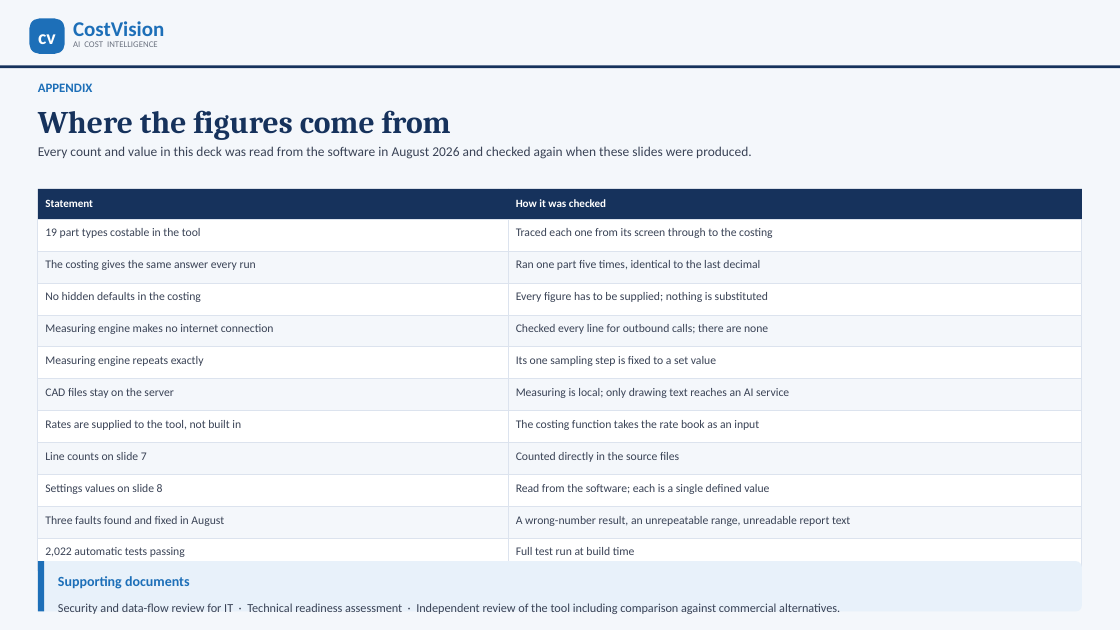
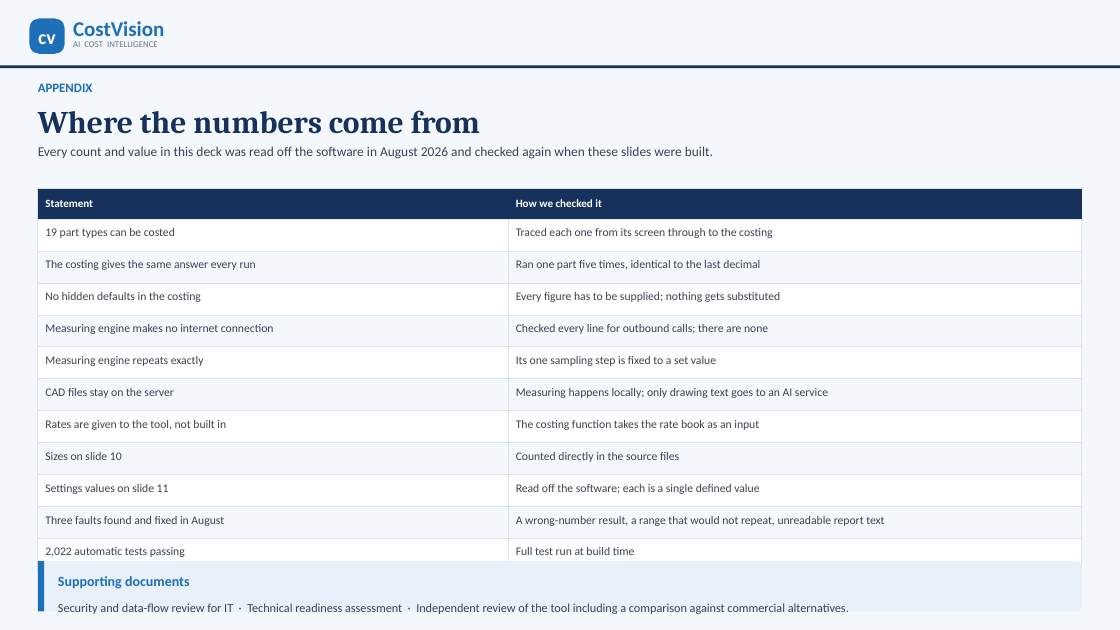
Before and after one commit to bhosaleavinash546/leamington-marathi, a slide deck: slide 19 of CostVision-CAPEE-Implementation-Options.pptx. Drawn at 1120x630 pixels with LibreOffice and Linux fonts; fonts in the diff are those of the drawing. Boxes give left, top, right and bottom in pixels: in the first picture for what was removed or moved away, otherwise in the second. Text is boxed around its words. In the diff, an @@ line names an element or a change of style, - is before the commit and + after.

```diff
--- a/CostVision-CAPEE-Implementation-Options.pptx
+++ b/CostVision-CAPEE-Implementation-Options.pptx
@@ text at [38,110,480,134]: text changed @@
-Where the figures come from
+Where the numbers come from
@@ text at [38,146,713,159]: text changed @@
-Every count and value in this deck was read from the software in August 2026 and checked again when these slides were produced.
+Every count and value in this deck was read off the software in August 2026 and checked again when these slides were built.
@@ text at [516,199,602,207]: text changed @@
-How it was checked
+How we checked it
@@ text at [45,228,175,238]: text changed @@
-19 part types costable in the tool
+19 part types can be costed
@@ text at [516,292,780,302]: text changed @@
-Every figure has to be supplied; nothing is substituted
+Every figure has to be supplied; nothing gets substituted
@@ text at [516,388,828,398]: text changed @@
-Measuring is local; only drawing text reaches an AI service
+Measuring happens locally; only drawing text goes to an AI service
@@ text at [45,420,226,430]: text changed @@
-Rates are supplied to the tool, not built in
+Rates are given to the tool, not built in
@@ text at [45,452,122,460]: text changed @@
-Line counts on slide 7
+Sizes on slide 10
@@ text at [45,484,169,494]: text changed @@
-Settings values on slide 8
+Settings values on slide 11
@@ text at [516,484,759,494]: text changed @@
-Read from the software; each is a single defined value
+Read off the software; each is a single defined value
@@ text at [516,516,884,526]: text changed @@
-A wrong-number result, an unrepeatable range, unreadable report text
+A wrong-number result, a range that would not repeat, unreadable report text
@@ text at [58,603,849,614]: text changed @@
-Security and data-flow review for IT · Technical readiness assessment · Independent review of the tool including comparison against commercial alternatives.
+Security and data-flow review for IT · Technical readiness assessment · Independent review of the tool including a comparison against commercial alternatives.
```
Also in this commit, not shown: 18 other slides changed, 1 other file.
